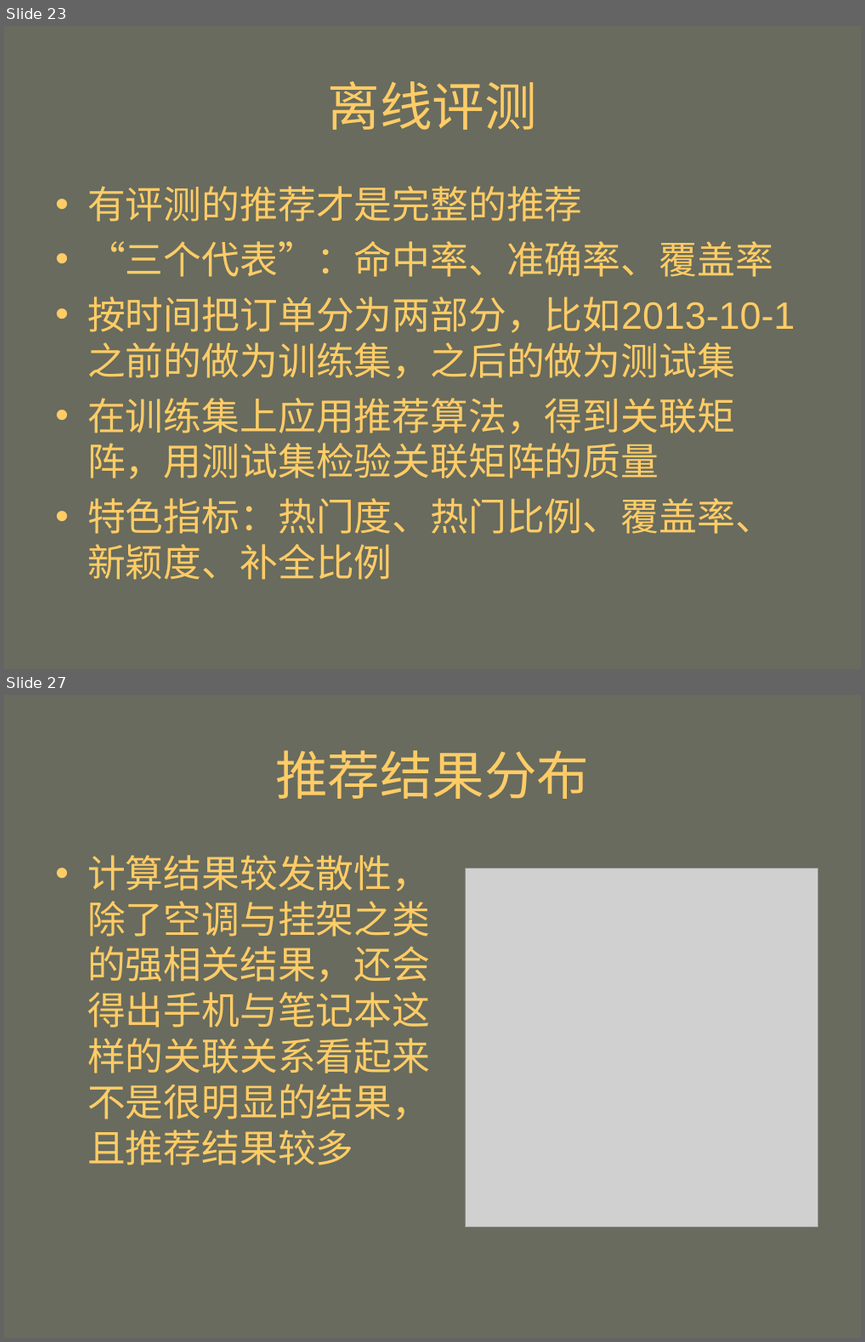
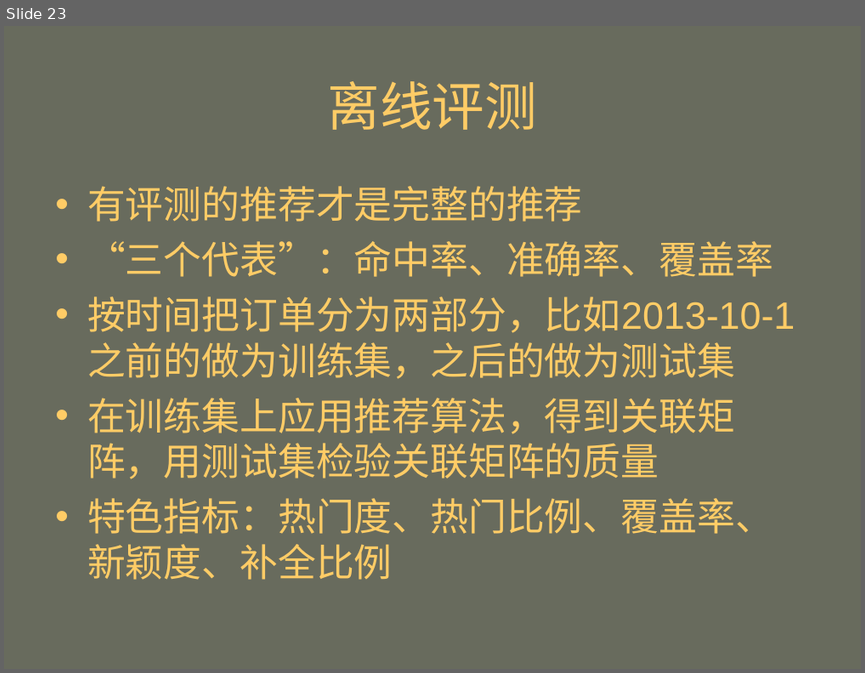
Before and after one commit to mahengyang/code, a slide deck: puffin/个性化推荐.ppt. Shown one above the other, each under a label of ours: slides 23 and 27 before the commit, slide 23 after it; the slides between them are not shown. The pictures are 865x1342 and 865x673 pixels, drawn with LibreOffice and Linux fonts; fonts in the diff are those of the drawing; grey boxes stand for pictures. Boxes give left, top, right and bottom in pixels: in the first picture for what was removed or moved away, otherwise in the second. Text is boxed around its words. In the diff, an @@ line names an element or a change of style, - is before the commit and + after.

```diff
--- a/puffin/个性化推荐.ppt
+++ b/puffin/个性化推荐.ppt
@@ slide 27 removed at (x1=4, y1=695, x2=861, y2=1338), background #686B5D @@
@@ title removed at (x1=275, y1=750, x2=590, y2=799) @@
-推荐结果分布
@@ text removed at (x1=87, y1=855, x2=430, y2=1165) @@
-• 计算结果较发散性，除了空调与挂架之类的强相关结果，还会得出手机与笔记本这样的关联关系看起来不是很明显的结果，且推荐结果较多
@@ picture removed at (x1=466, y1=868, x2=818, y2=1227) @@
```
Also in this commit, not shown: 8 slides changed, 3 slides added, 2 other slides removed, 2 other files.
